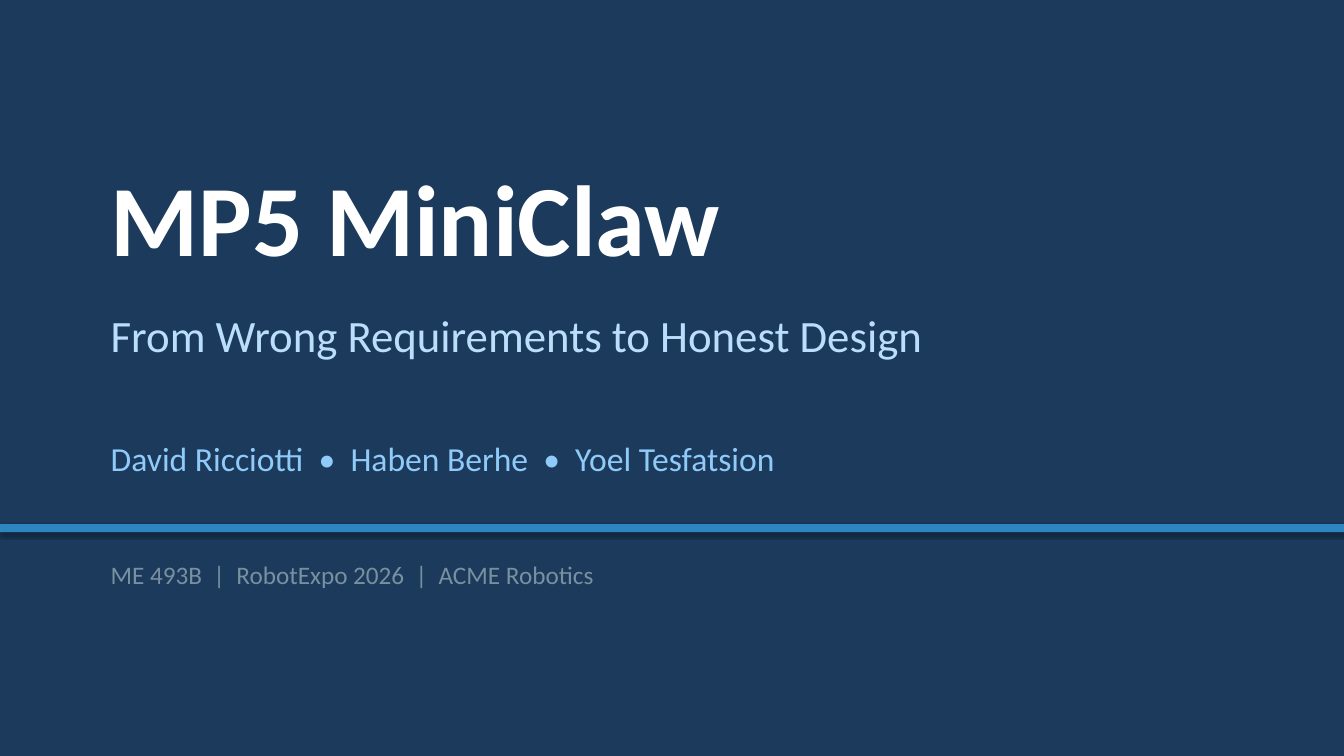
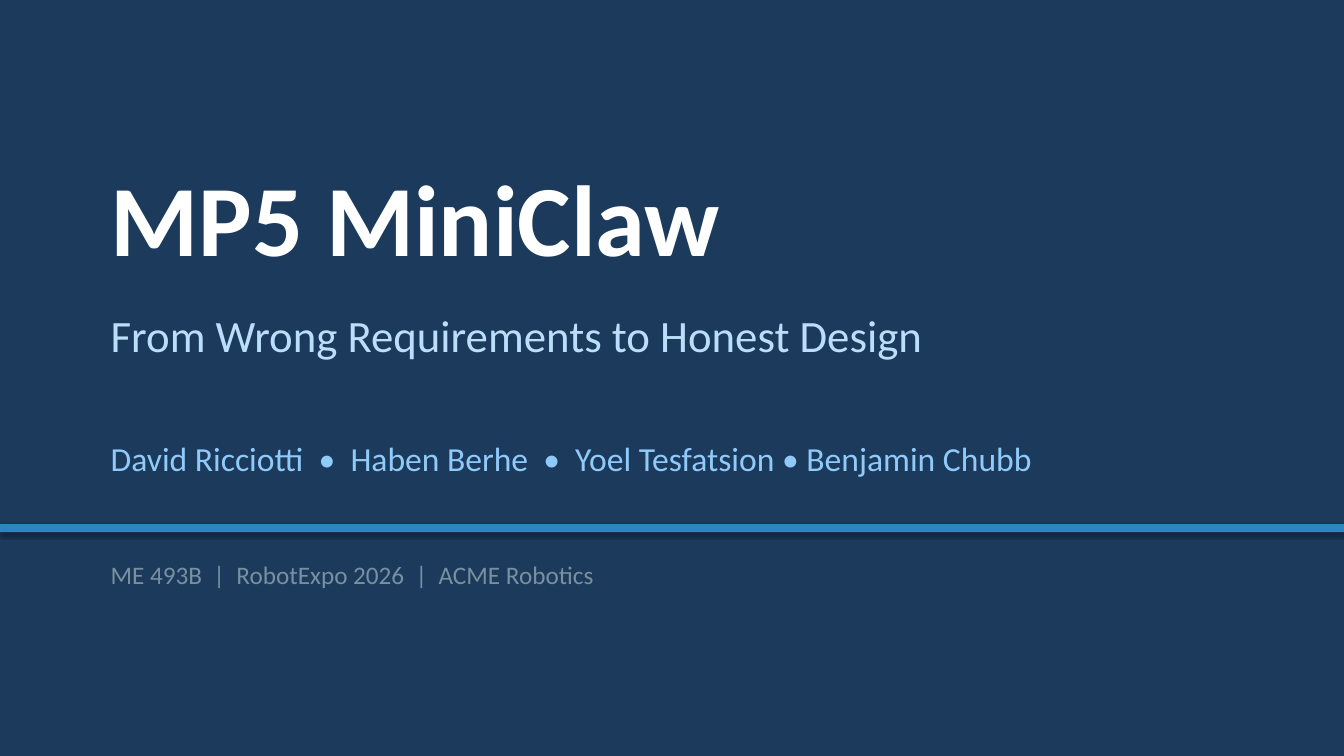
Before and after one commit to DavidR734/ai-in-pd-spring2026-2, a slide deck: slide 1 of MP5/slides.pptx. Drawn at 1344x756 pixels with LibreOffice and Linux fonts; fonts in the diff are those of the drawing. Boxes give left, top, right and bottom in pixels: in the first picture for what was removed or moved away, otherwise in the second. Text is boxed around its words. In the diff, an @@ line names an element or a change of style, - is before the commit and + after.

```diff
--- a/MP5/slides.pptx
+++ b/MP5/slides.pptx
@@ text at (111, 447, 1031, 477): text changed @@
-David Ricciotti • Haben Berhe • Yoel Tesfatsion
+David Ricciotti • Haben Berhe • Yoel Tesfatsion • Benjamin Chubb
```
Also in this commit, not shown: 5 other slides changed, 2 other files.
